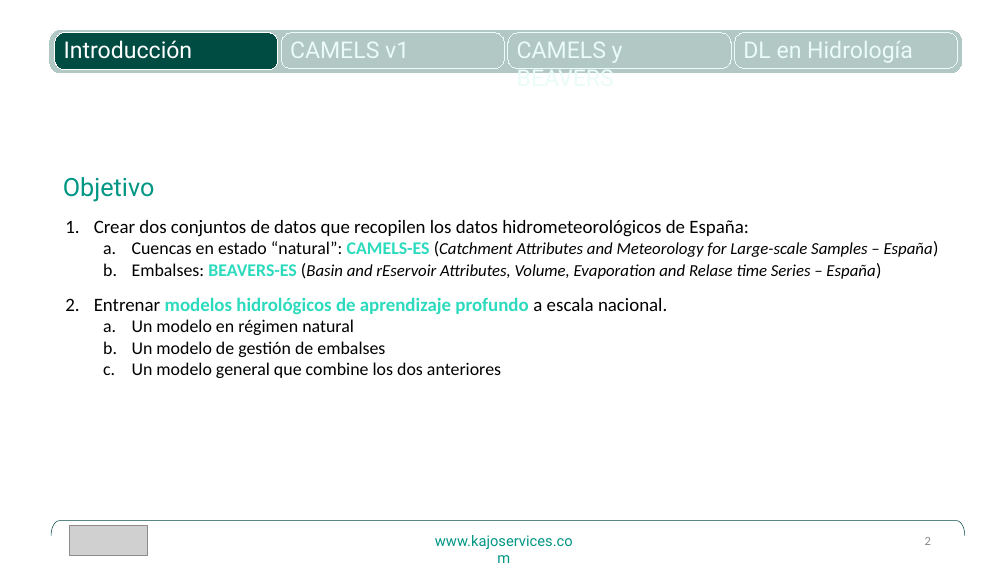
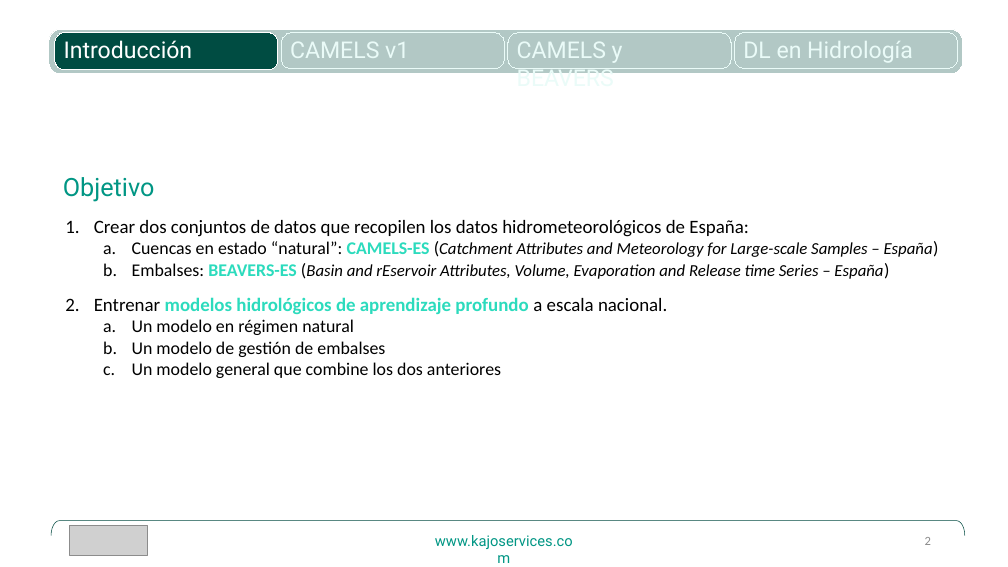
Before and after one commit to casadoj/of_camels_and_beavers, a slide deck: slide 2 of paper/presentation/202605_Of_Camels_and_Beavers.pptx. Drawn at 1008x567 pixels with LibreOffice and Linux fonts; fonts in the diff are those of the drawing; grey boxes stand for pictures. Boxes give left, top, right and bottom in pixels: in the first picture for what was removed or moved away, otherwise in the second. Text is boxed around its words. In the diff, an @@ line names an element or a change of style, - is before the commit and + after.

```diff
--- a/paper/presentation/202605_Of_Camels_and_Beavers.pptx
+++ b/paper/presentation/202605_Of_Camels_and_Beavers.pptx
@@ text at <box>132,263,883,279</box>: text changed @@
-  b. Embalses: BEAVERS-ES (Basin and rEservoir Attributes, Volume, Evaporation and Relase time Series – España)
+  b. Embalses: BEAVERS-ES (Basin and rEservoir Attributes, Volume, Evaporation and Release time Series – España)
```
Also in this commit, not shown: 1 other slide changed.
